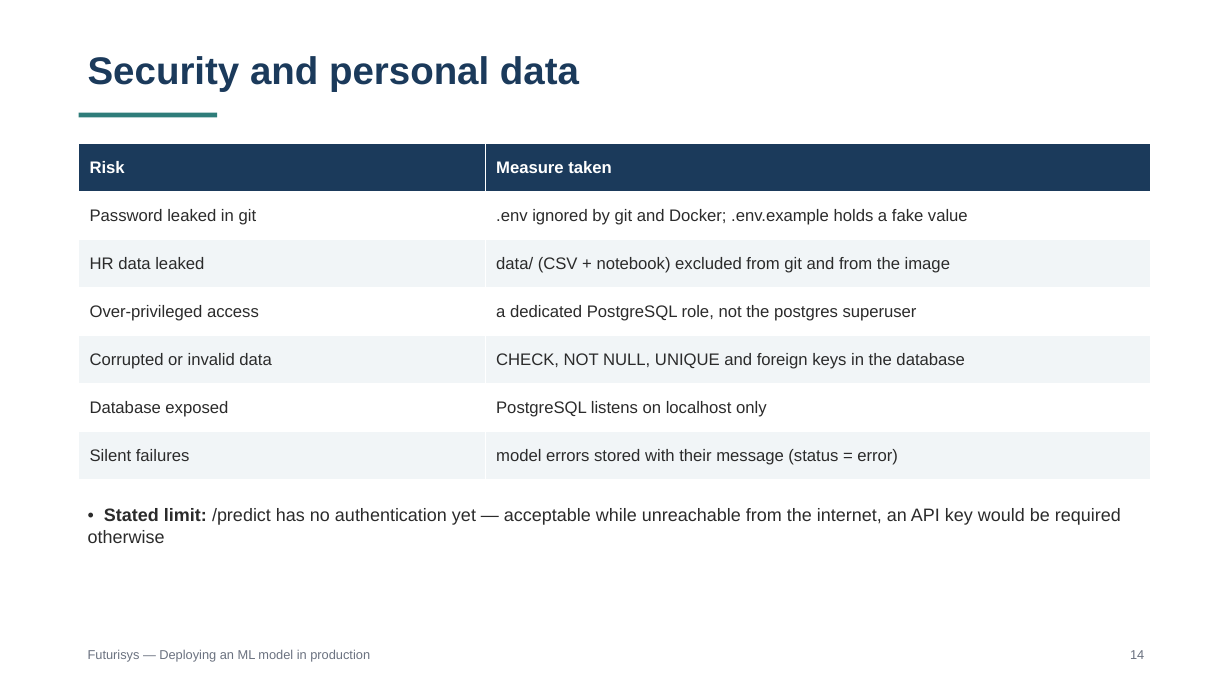
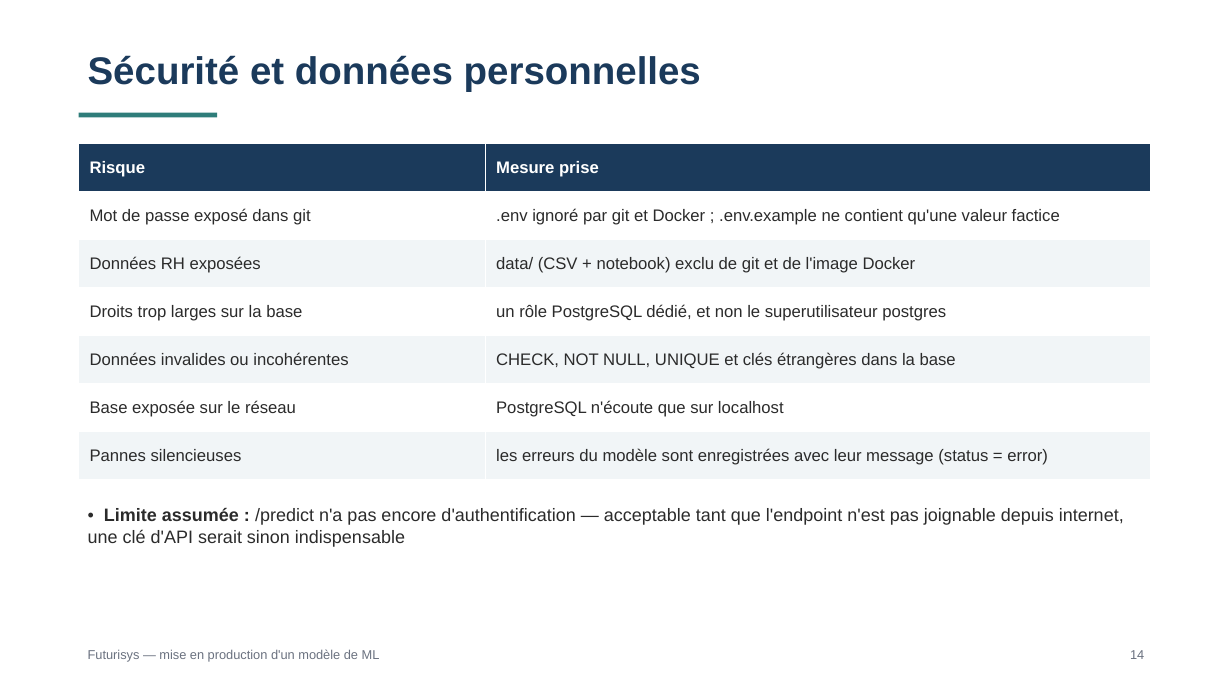
Before and after one commit to ankim21/Projet5_DEPLOYMENTML, a slide deck: slide 15 of docs/presentation_futurisys.pptx. Drawn at 1232x693 pixels with LibreOffice and Linux fonts; fonts in the diff are those of the drawing. Boxes give left, top, right and bottom in pixels: in the first picture for what was removed or moved away, otherwise in the second. Text is boxed around its words. In the diff, an @@ line names an element or a change of style, - is before the commit and + after.

```diff
--- a/docs/presentation_futurisys.pptx
+++ b/docs/presentation_futurisys.pptx
@@ text at [88, 55, 701, 92]: text changed @@
-Security and personal data
+Sécurité et données personnelles
@@ table at [79, 143, 1151, 480] @@
-row 1, column 1: Risk
+row 1, column 1: Risque
-row 1, column 2: Measure taken
+row 1, column 2: Mesure prise
-row 2, column 1: Password leaked in git
+row 2, column 1: Mot de passe exposé dans git
-row 2, column 2: .env ignored by git and Docker; .env.example holds a fake value
+row 2, column 2: .env ignoré par git et Docker ; .env.example ne contient qu'une valeur factice
-row 3, column 1: HR data leaked
+row 3, column 1: Données RH exposées
-row 3, column 2: data/ (CSV + notebook) excluded from git and from the image
+row 3, column 2: data/ (CSV + notebook) exclu de git et de l'image Docker
-row 4, column 1: Over-privileged access
+row 4, column 1: Droits trop larges sur la base
-row 4, column 2: a dedicated PostgreSQL role, not the postgres superuser
+row 4, column 2: un rôle PostgreSQL dédié, et non le superutilisateur postgres
-row 5, column 1: Corrupted or invalid data
+row 5, column 1: Données invalides ou incohérentes
-row 5, column 2: CHECK, NOT NULL, UNIQUE and foreign keys in the database
+row 5, column 2: CHECK, NOT NULL, UNIQUE et clés étrangères dans la base
-row 6, column 1: Database exposed
+row 6, column 1: Base exposée sur le réseau
-row 6, column 2: PostgreSQL listens on localhost only
+row 6, column 2: PostgreSQL n'écoute que sur localhost
-row 7, column 1: Silent failures
+row 7, column 1: Pannes silencieuses
-row 7, column 2: model errors stored with their message (status = error)
+row 7, column 2: les erreurs du modèle sont enregistrées avec leur message (status = error)
@@ text at [88, 508, 1124, 547]: text changed @@
-• Stated limit: /predict has no authentication yet — acceptable while unreachable from the internet, an API key would be required otherwise
+• Limite assumée : /predict n'a pas encore d'authentification — acceptable tant que l'endpoint n'est pas joignable depuis internet, une clé d'API serait sinon indispensable
@@ text at [88, 649, 380, 662]: text changed @@
-Futurisys — Deploying an ML model in production
+Futurisys — mise en production d'un modèle de ML
```
Also in this commit, not shown: 15 other slides changed, 2 slides added, 2 slides removed.
